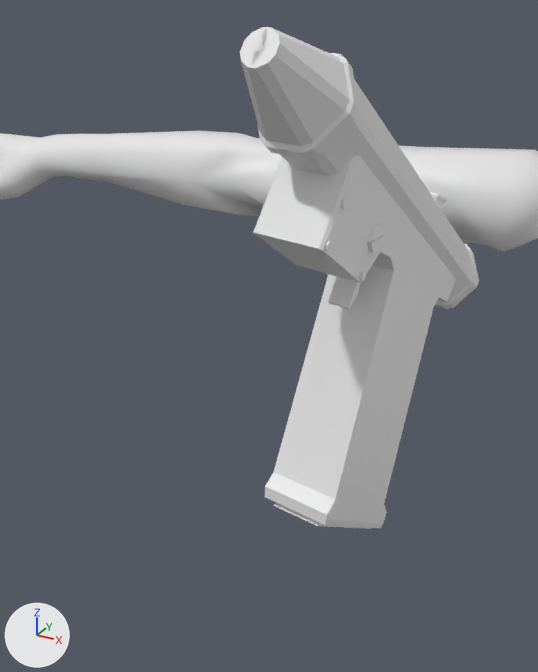
The glTF model Assets/models/Arms/ArmsPistolAnimationLibrary.glb as it was, and as the next commit left it.
Camera for both pictures: a camera (50 mm lens) standing at (-0.172, -0.954, 0.237) and looking at (-0.337, -0.653, 0.087). Arrows for +X, +Y and +Z are at lower left; the lights stay in place.

In view in the first picture: 'FPS_Arms_Mesh', 'Pistol'.
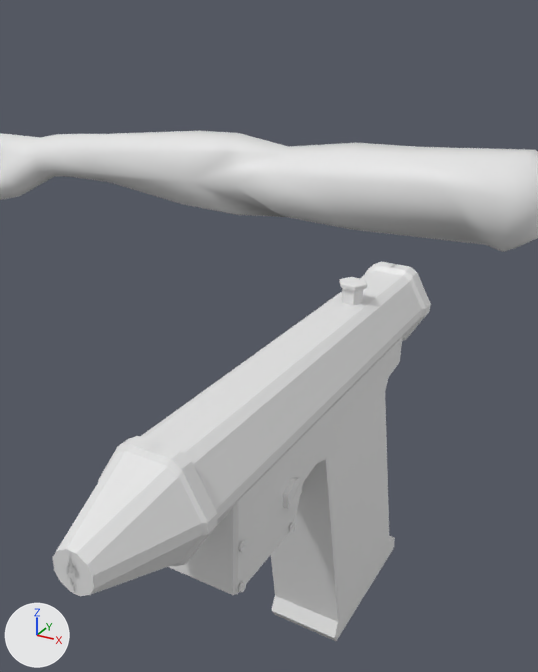
Pixel boxes (x1, y1, x2, y2) of what changed, in the pictures (538 x 672 px):
'Pistol', moved, turned: before (240, 27, 479, 529); after (53, 261, 431, 641)

Edits to the bpy script that builds the scene:
```text
Change ob_pistol:
    ob_pistol.location: (-0.3175, -0.6178, -0.022) -> (-0.3106, -0.6229, -0.0767)
    ob_pistol.rotation_euler: (0.0567, 0.598, 1.494) -> (0.0249, 0.00997, 1.566)  # degrees (3.2, 34, 86) -> degrees (1.4, 0.6, 90)
```
